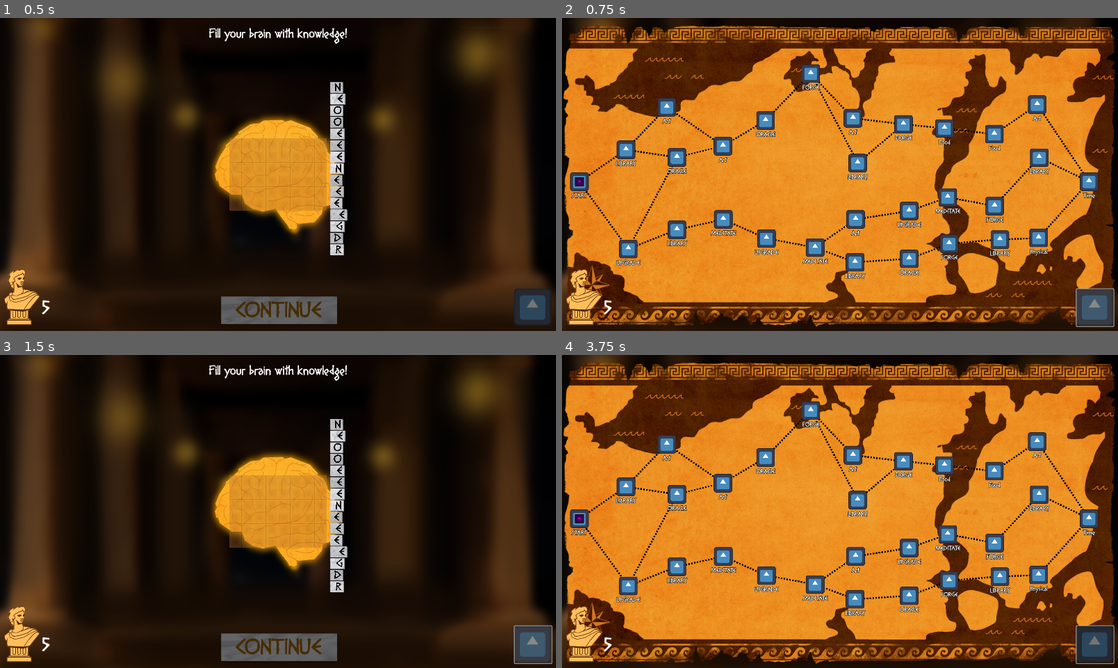
Above: before the commit, frames 1-4 (two rows, left to right).
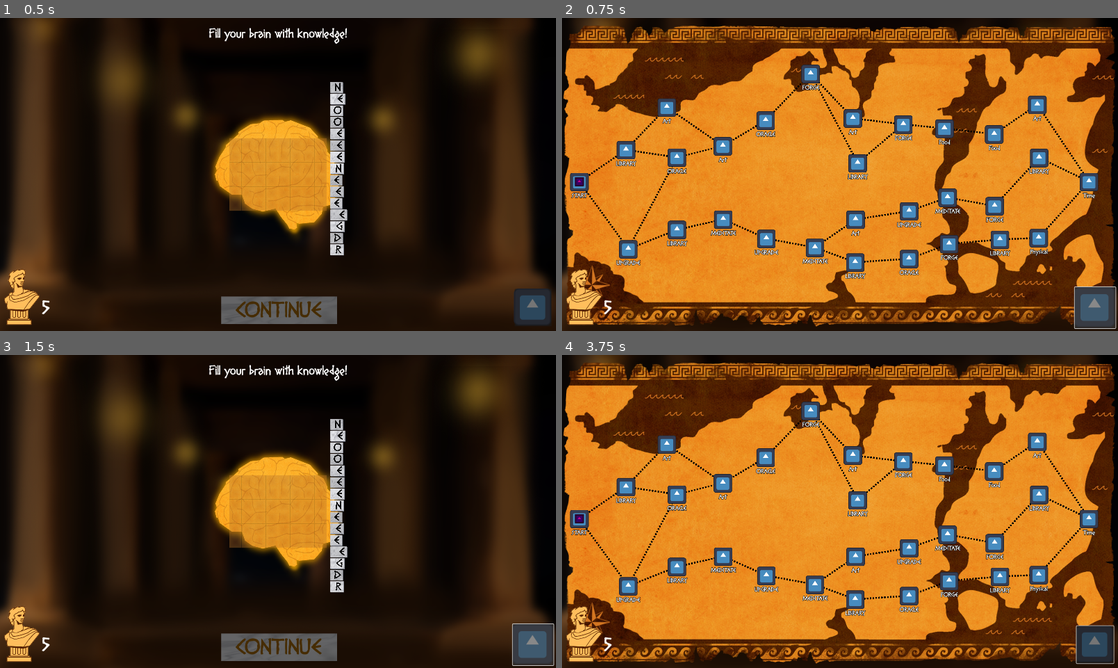
Above: after the commit, the same moments.

Repository: hulien22/ldjam54
Game: Godot game, scene res://scenes/main.tscn
Same seed, same stepped clock (60 frames per second), same inputs: the game is played once before the commit and once after it. This scene is started directly instead of the project's main scene. The engine's default icon, where the game draws it, is replaced by a stand-in: a white triangle on a blue panel in a dark square.
Inputs (mouse positions are in pixels of both pictures, inside the frame that each line leads up to):
- Up to frame 1 (0.5 s): no input
- Up to frame 2 (0.75 s): click (1095, 309) at 0.5 s
- Up to frame 3 (1.5 s): click (533, 646) at 1.25 s
- Up to frame 4 (3.75 s): click (1095, 646) at 2 s; tap Enter at 2.75 s; move the mouse to (962, 495) at 2.77 s; tap Backspace (keybspace) at 2.85 s; click (962, 495) at 2.92 s; tap Space at 3.5 s; drag from (728, 527) to (895, 423) at 3.52 s

Frame 1 is identical in both runs. In frame 2, 1.9% of the frame differs, in the area x 1-100%, y 14-100%; in frame 3, 0.4%; in frame 4, 1.5%.
Error before the commit: Assertion failed. (res://scripts/OnHoverGrow.gd:10)

Commit message:
apply hover grow to map icons

Diff:
--- a/scenes/location.tscn
+++ b/scenes/location.tscn
@@ -1,7 +1,8 @@
-[gd_scene load_steps=5 format=3 uid="uid://c3kfysxmjxavd"]
+[gd_scene load_steps=6 format=3 uid="uid://c3kfysxmjxavd"]
 
 [ext_resource type="Script" path="res://scripts/Location.gd" id="1_14ir8"]
 [ext_resource type="Texture2D" uid="uid://caiiw0boachdi" path="res://art/icon.svg" id="2_vboih"]
+[ext_resource type="Script" path="res://scripts/OnHoverGrow.gd" id="3_6p4n0"]
 [ext_resource type="FontFile" uid="uid://cshv7yax3y1kc" path="res://fonts/DIOGENES.ttf" id="3_whc1b"]
 
 [sub_resource type="LabelSettings" id="LabelSettings_f1n22"]
@@ -10,27 +11,27 @@
 outline_size = 5
 outline_color = Color(0, 0, 0, 1)
 
-[node name="location" type="Control"]
-layout_mode = 3
-anchors_preset = 15
-anchor_right = 1.0
-anchor_bottom = 1.0
-grow_horizontal = 2
-grow_vertical = 2
+[node name="location" type="Node2D"]
 script = ExtResource("1_14ir8")
 
-[node name="button" type="TextureButton" parent="."]
-layout_mode = 0
+[node name="Holder" type="Node2D" parent="."]
+
+[node name="Icon" type="Sprite2D" parent="Holder"]
+position = Vector2(0, 1)
+scale = Vector2(0.5, 0.5)
+texture = ExtResource("2_vboih")
+
+[node name="button" type="Button" parent="Holder" node_paths=PackedStringArray("parent")]
+modulate = Color(1, 1, 1, 0)
 offset_left = -32.0
 offset_top = -32.0
 offset_right = 96.0
 offset_bottom = 96.0
 scale = Vector2(0.5, 0.5)
-texture_normal = ExtResource("2_vboih")
-stretch_mode = 0
+script = ExtResource("3_6p4n0")
+parent = NodePath("..")
 
-[node name="label" type="Label" parent="."]
-layout_mode = 0
+[node name="label" type="Label" parent="Holder"]
 offset_left = -74.0
 offset_top = 33.0
 offset_right = 75.0
@@ -39,4 +40,4 @@
 label_settings = SubResource("LabelSettings_f1n22")
 horizontal_alignment = 1
 
-[connection signal="pressed" from="button" to="." method="_on_pressed"]
+[connection signal="pressed" from="Holder/button" to="." method="_on_pressed"]
--- a/scenes/main.tscn
+++ b/scenes/main.tscn
@@ -129,12 +129,13 @@
 position = Vector2(-2, -2)
 texture = ExtResource("11_a2eth")
 
-[node name="Button" type="Button" parent="UI/MapBtn"]
+[node name="Button" type="Button" parent="UI/MapBtn" node_paths=PackedStringArray("parent")]
 offset_left = -64.0
 offset_top = -64.0
 offset_right = 64.0
 offset_bottom = 65.0
 script = ExtResource("19_vyvuo")
+parent = NodePath("..")
 
 [node name="BrainBtn" type="Node2D" parent="UI"]
 position = Vector2(1842, 78)
--- a/scripts/Location.gd
+++ b/scripts/Location.gd
@@ -1,5 +1,5 @@
 class_name Location
-extends Control
+extends Node2D
 
 enum LOCATION {START, COMBAT, ORACLE, LIBRARY, UPGRADE, FORGE, MEDITATE, BOSS}
 var line_texture = load("res://art/Maps/dash.png")
@@ -15,18 +15,18 @@
 	pass # Replace with function body.
 
 func activate(active: bool):
-	$button.disabled = !active
+	$Holder/button.disabled = !active
 
 func init(stage: int, location_type: LOCATION, position: Vector2, active: bool, connections: Array[Location]):
 	self.location_type = location_type
 	if location_type == LOCATION.COMBAT || location_type == LOCATION.BOSS:
 		debate_topic = Global.get_random_debate_question(stage)
-		$label.text = debate_topic.hint_
+		$Holder/label.text = debate_topic.hint_
 	else:
-		$label.text = LOCATION.keys()[location_type]
+		$Holder/label.text = LOCATION.keys()[location_type]
 	self.connections = connections
 	self.set_position(position)
-	$button.disabled = !active
+	$Holder/button.disabled = !active
 	for connection in connections:
 		var line = Line2D.new()
 		line.add_point(Vector2.ZERO)
--- a/scripts/OnHoverGrow.gd
+++ b/scripts/OnHoverGrow.gd
@@ -10,7 +10,8 @@
 	assert(parent != null);
 
 func _on_enter():
-	parent.scale = Vector2.ONE * grow_scale;
+	if !disabled:
+		parent.scale = Vector2.ONE * grow_scale;
 
 func _on_exit():
 	parent.scale = Vector2.ONE;
